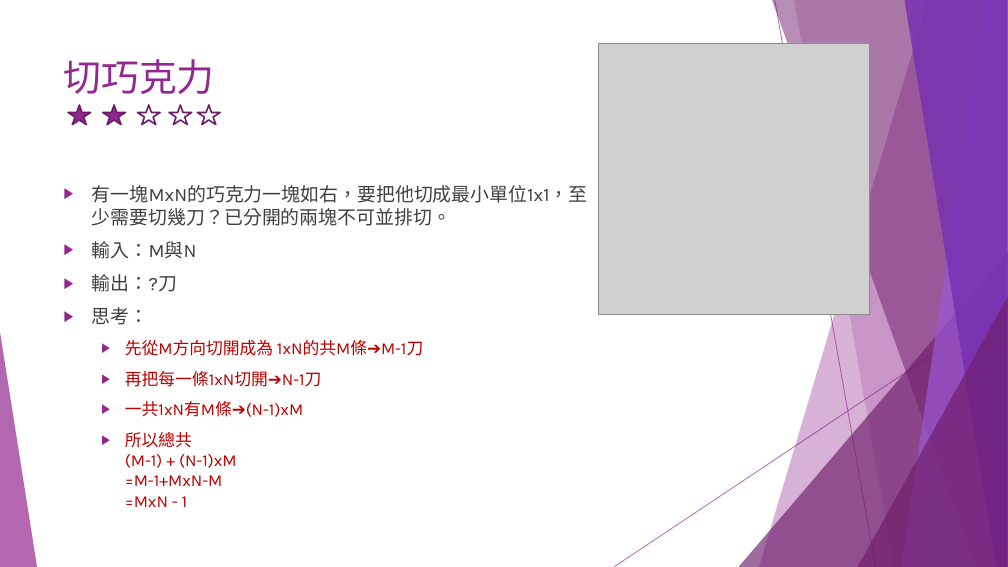
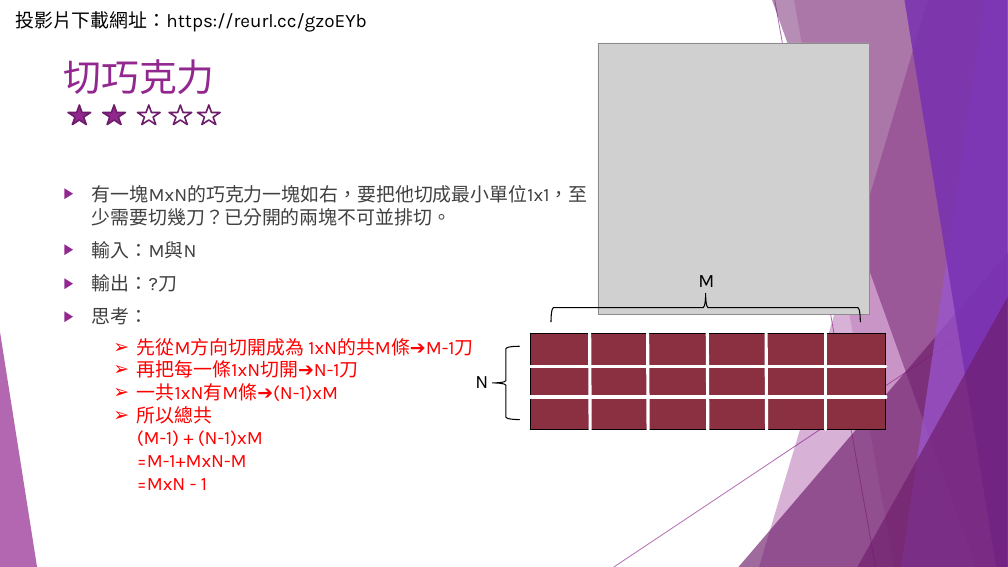
Before and after one commit to liulawsi/My_PPTs, a slide deck: slide 3 of LCC/Python/A1_邏輯思考訓練題.pptx. Drawn at 1008x567 pixels with LibreOffice and Linux fonts; fonts in the diff are those of the drawing; grey boxes stand for pictures. Boxes give left, top, right and bottom in pixels: in the first picture for what was removed or moved away, otherwise in the second. Text is boxed around its words. In the diff, an @@ line names an element or a change of style, - is before the commit and + after.

```diff
--- a/LCC/Python/A1_邏輯思考訓練題.pptx
+++ b/LCC/Python/A1_邏輯思考訓練題.pptx
@@ text added at box(15, 11, 367, 32), 18 pt, text #000000 @@
+投影片下載網址：https://reurl.cc/gzoEYb
@@ right brace added at box(552, 293, 861, 322), outline #000000 1 pt @@
@@ text added at box(698, 275, 714, 287), 18 pt, text #000000 @@
+M
@@ text at box(125, 340, 423, 507): paragraphs removed @@
-  ▶ 先從M方向切開成為 1xN的共M條➔M-1刀
-  ▶ 再把每一條1xN切開➔N-1刀
-  ▶ 一共1xN有M條➔(N-1)xM
-  ▶ 所以總共
-    (M-1) + (N-1)xM
-    =M-1+MxN-M
-    =MxN - 1
@@ text added at box(137, 338, 473, 490), 18 pt, text #FF0000 @@
+  ➢ 先從M方向切開成為 1xN的共M條➔M-1刀
+  ➢ 再把每一條1xN切開➔N-1刀
+  ➢ 一共1xN有M條➔(N-1)xM
+  ➢ 所以總共
+    (M-1) + (N-1)xM
+    =M-1+MxN-M
+    =MxN - 1
@@ right brace added at box(492, 346, 520, 420), outline #000000 1 pt @@
@@ table added at box(530, 333, 884, 430), 3 rows, 6 columns @@
+ |  |  |  |  | 
+ |  |  |  |  | 
+ |  |  |  |  | 
@@ group added at box(590, 320, 826, 459): 5 lines @@
@@ text added at box(475, 376, 488, 388), 18 pt, text #000000 @@
+N
@@ line added from (521, 367) to (886, 367), #FFFFFF 3 pt @@
@@ line added from (521, 397) to (886, 397), #FFFFFF 3 pt @@
```
Also in this commit, not shown: 57 other slides changed, 3 slides added, 1 slide removed, 1 other file.
